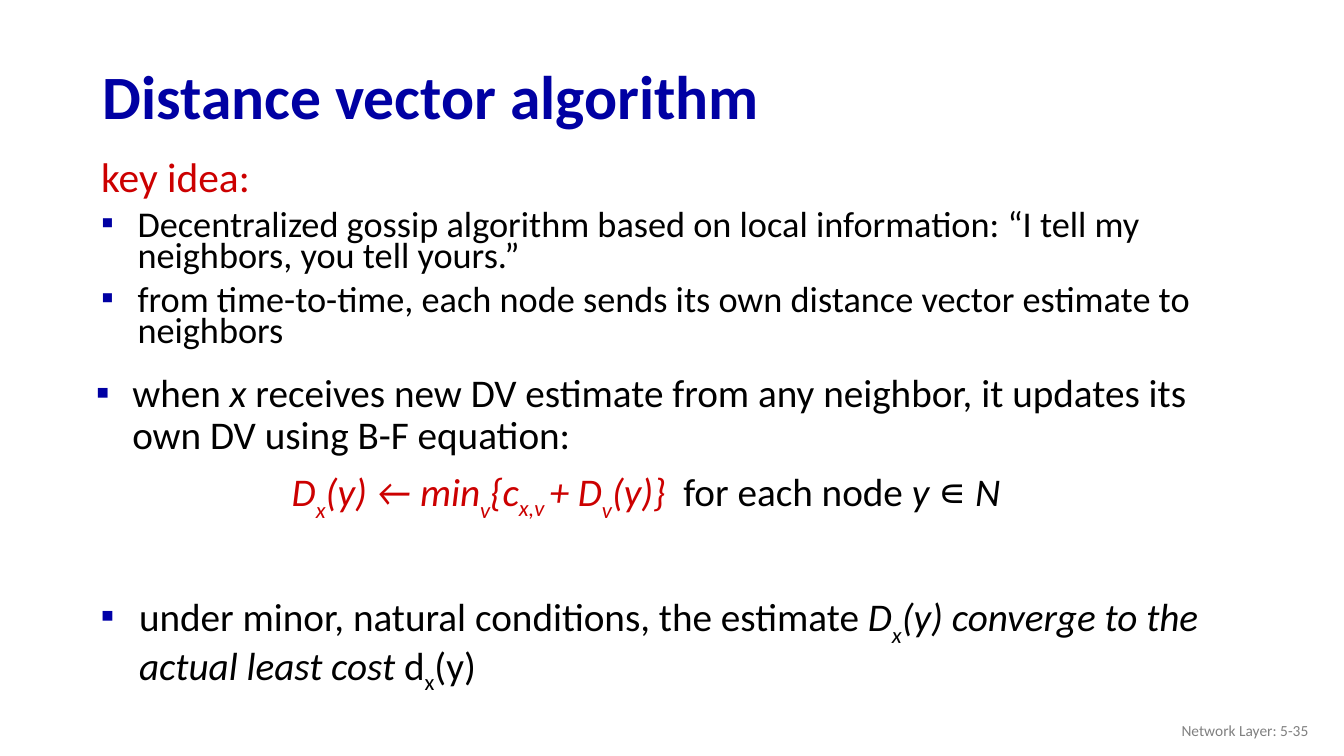
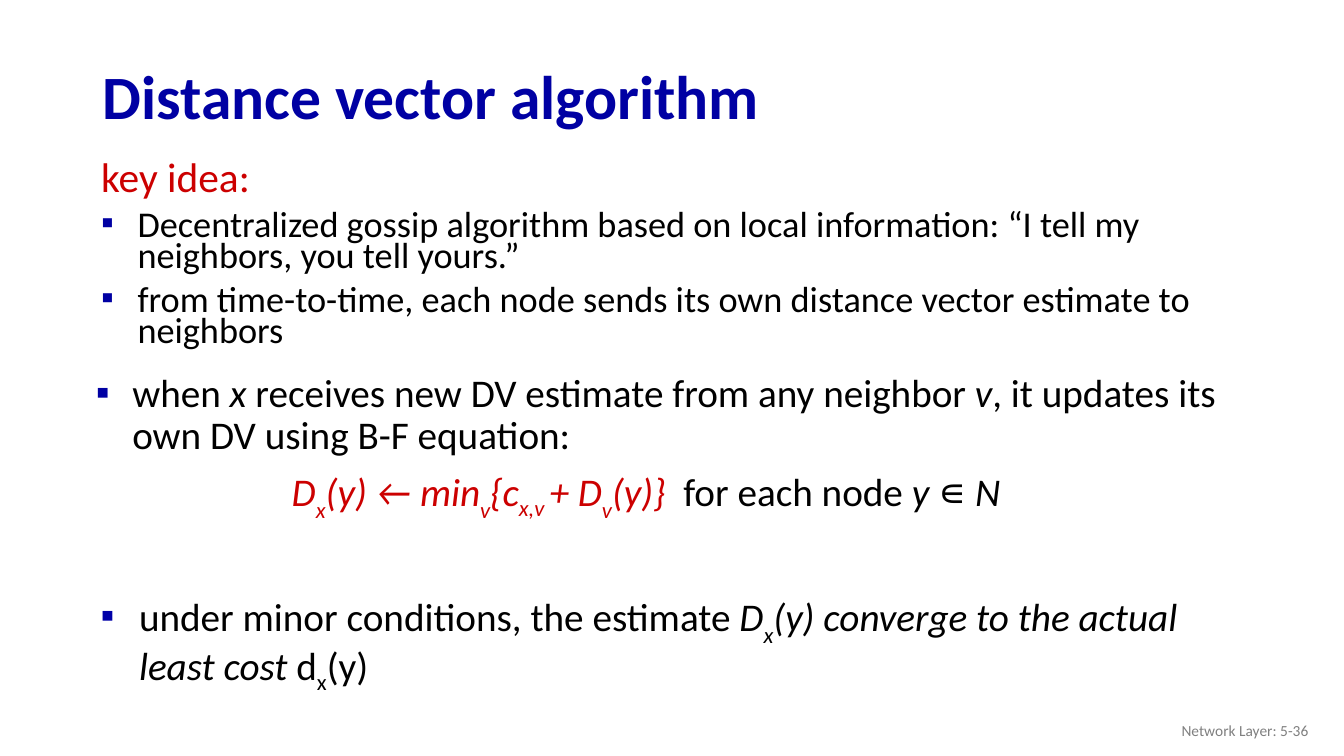
Before and after one commit to guhofstra/CSC175, a slide deck: slide 36 of PPTs/5.1 5.2 Control Plan Routing Protocols.pptx (slide 35 before the commit). Drawn at 1344x756 pixels with LibreOffice and Linux fonts; fonts in the diff are those of the drawing. Boxes give left, top, right and bottom in pixels: in the first picture for what was removed or moved away, otherwise in the second. Text is boxed around its words. In the diff, an @@ line names an element or a change of style, - is before the commit and + after.

```diff
--- a/PPTs/5.1 5.2 Control Plan Routing Protocols.pptx
+++ b/PPTs/5.1 5.2 Control Plan Routing Protocols.pptx
@@ text at box(132, 379, 1215, 456): text changed @@
-▪ when x receives new DV estimate from any neighbor, it updates its own DV using B-F equation:
+▪ when x receives new DV estimate from any neighbor v, it updates its own DV using B-F equation:
@@ text at box(139, 602, 1178, 687): text changed @@
-▪ under minor, natural conditions, the estimate Dx(y) converge to the actual least cost dx(y)
+▪ under minor conditions, the estimate Dx(y) converge to the actual least cost dx(y)
@@ text at box(1182, 725, 1308, 739): text changed @@
-Network Layer: 5-35
+Network Layer: 5-36
```
Also in this commit, not shown: 4 other slides changed, 2 slides added, 1 other file.
